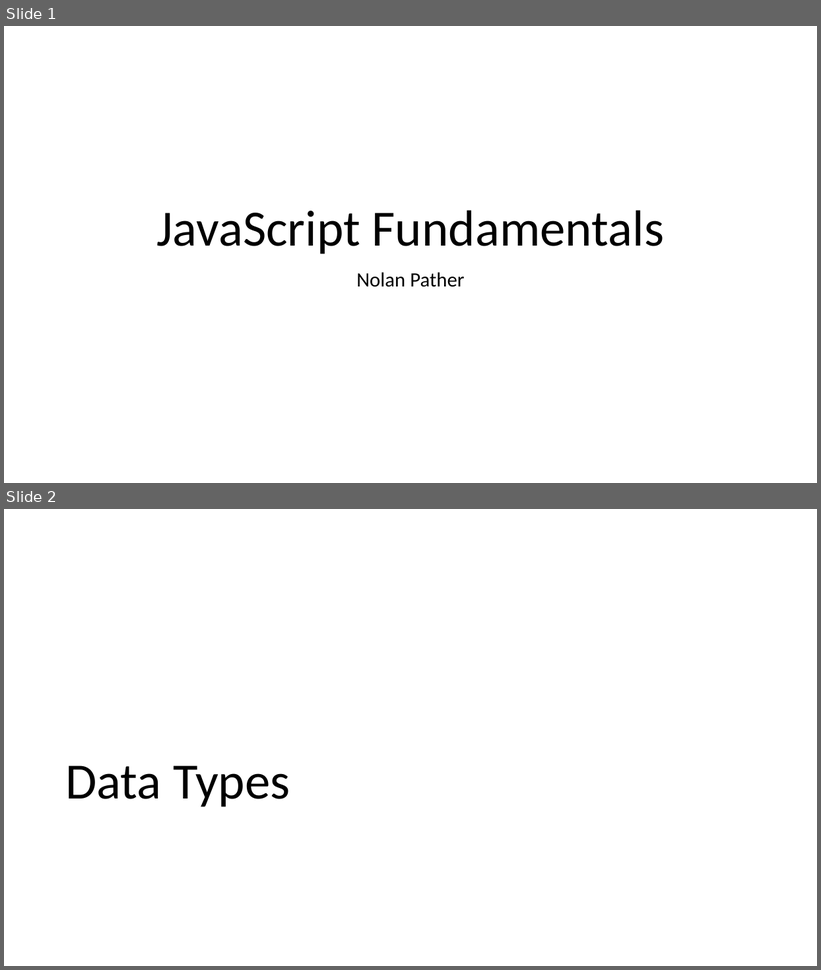
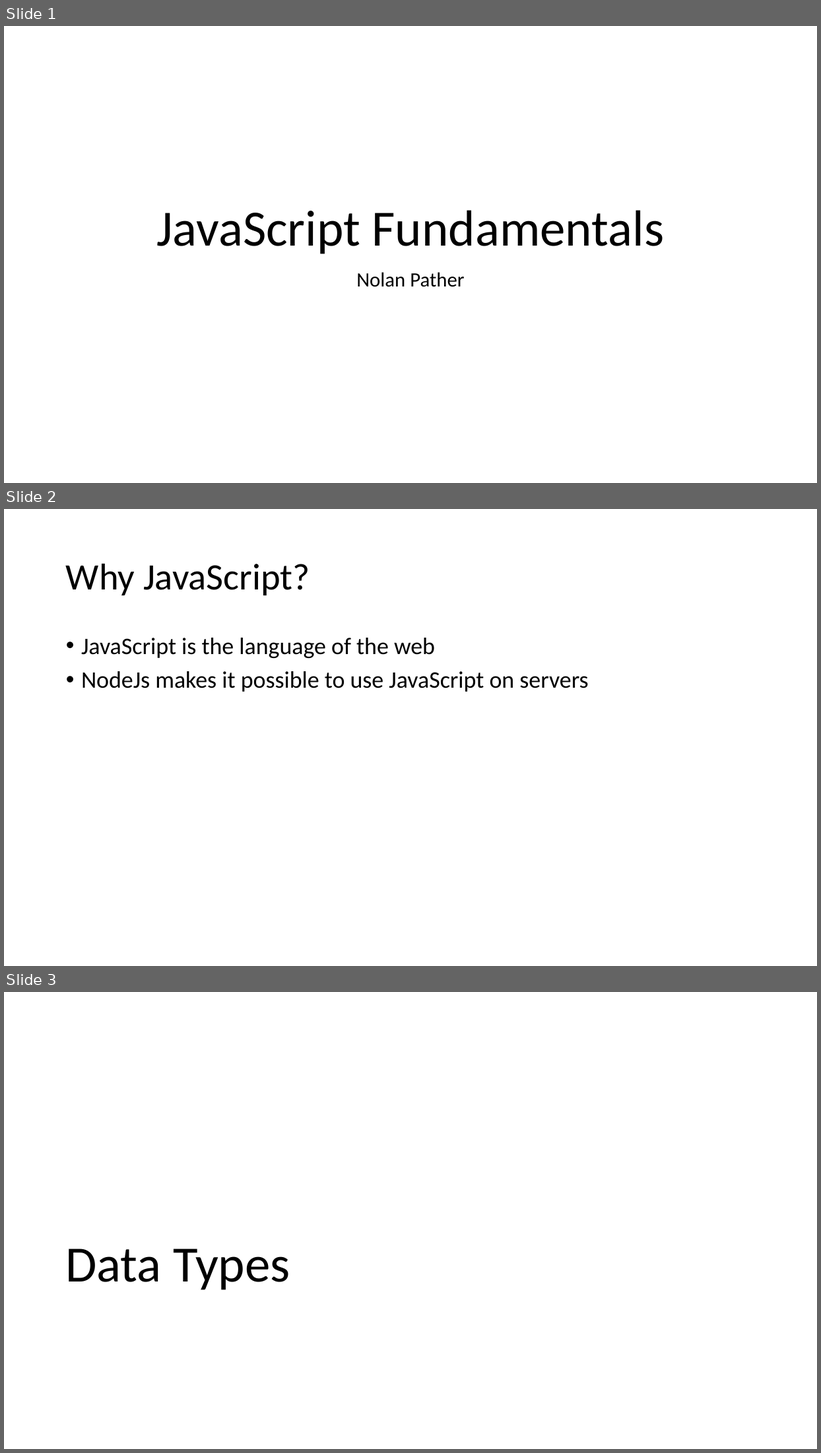
Before and after one commit to entelect/MEANForum, a slide deck: Part2 - JS Fundamentals/presentation/presentation.pptx. Shown one above the other, each under a label of ours: slides 1 and 2 before the commit, slides 1, 2 and 3 after it. The pictures are 821x970 and 821x1453 pixels, drawn with LibreOffice and Linux fonts; fonts in the diff are those of the drawing. Boxes give left, top, right and bottom in pixels: in the first picture for what was removed or moved away, otherwise in the second. Text is boxed around its words. In the diff, an @@ line names an element or a change of style, - is before the commit and + after.

```diff
--- a/Part2 - JS Fundamentals/presentation/presentation.pptx
+++ b/Part2 - JS Fundamentals/presentation/presentation.pptx
@@ slide 2 added at (4,509,817,966), background #FFFFFF @@
@@ title added at (66,563,310,595), 44 pt, text #000000 @@
+Why JavaScript?
@@ text added at (81,638,588,692), 28 pt, text #000000 @@
+• JavaScript is the language of the web
+• NodeJs makes it possible to use JavaScript on servers
@@ what was slide 2 is now slide 3 @@
```
Also in this commit, not shown: 4 other slides added.
